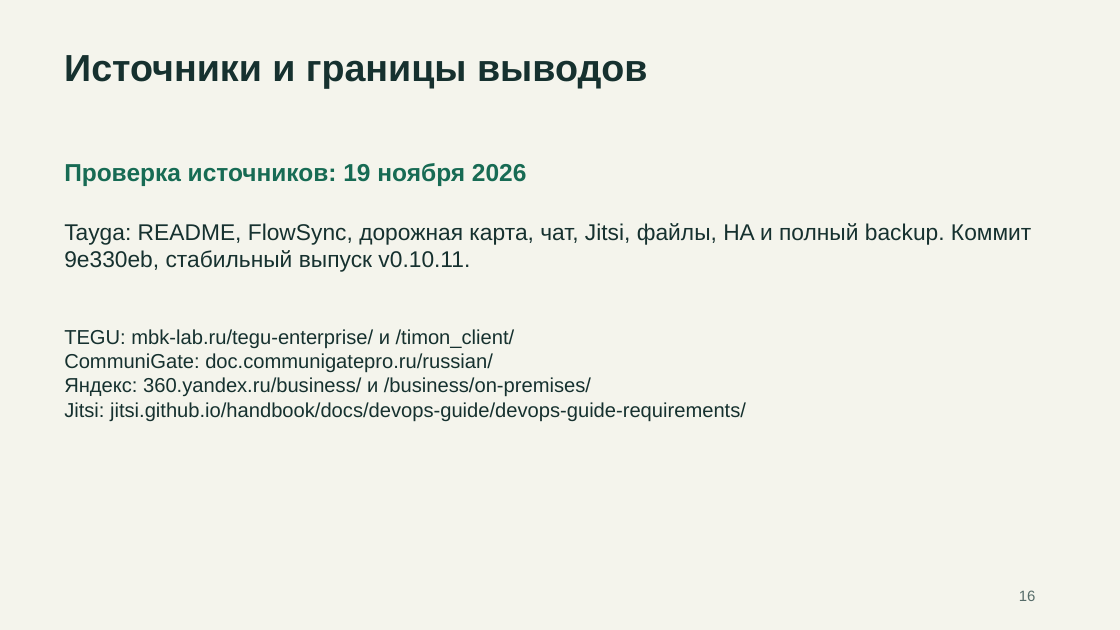
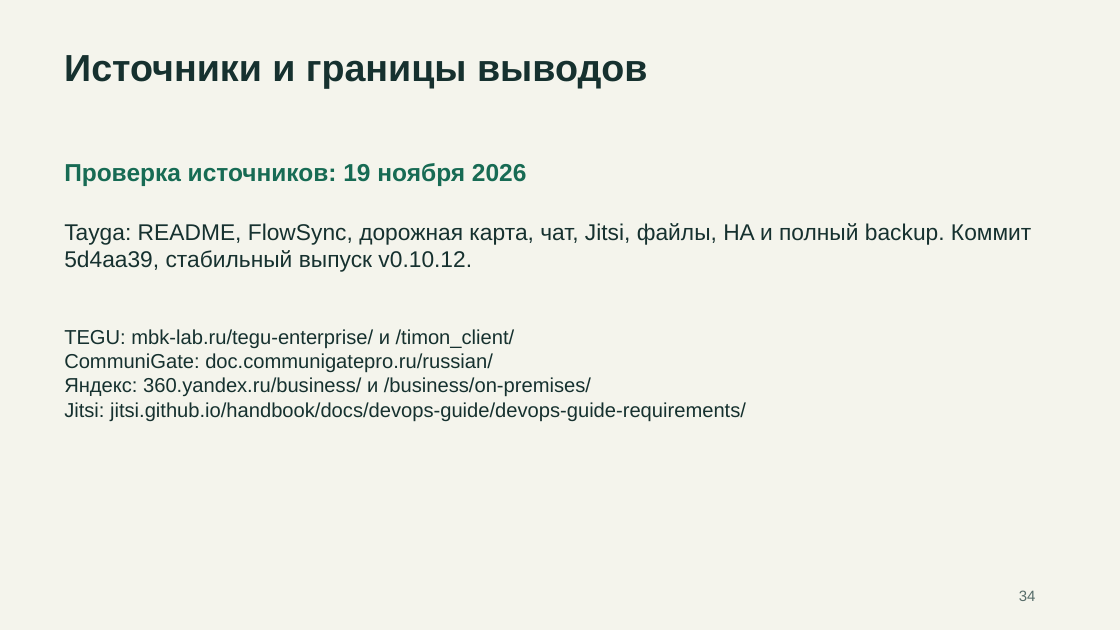
Before and after one commit to rkislov/tayga-mail-server, a slide deck: slide 34 of docs/presentations/tayga-competitors-2026-11-19.pptx (slide 16 before the commit). Drawn at 1120x630 pixels with LibreOffice and Linux fonts; fonts in the diff are those of the drawing. Boxes give left, top, right and bottom in pixels: in the first picture for what was removed or moved away, otherwise in the second. Text is boxed around its words. In the diff, an @@ line names an element or a change of style, - is before the commit and + after.

Commit message:
docs: compare collaboration and mobile sync against Exchange across eight solutions

```diff
--- a/docs/presentations/tayga-competitors-2026-11-19.pptx
+++ b/docs/presentations/tayga-competitors-2026-11-19.pptx
@@ text at (x1=64, y1=223, x2=1031, y2=272): text changed @@
-Tayga: README, FlowSync, дорожная карта, чат, Jitsi, файлы, HA и полный backup. Коммит 9e330eb, стабильный выпуск v0.10.11.
+Tayga: README, FlowSync, дорожная карта, чат, Jitsi, файлы, HA и полный backup. Коммит 5d4aa39, стабильный выпуск v0.10.12.
@@ text at (x1=1019, y1=590, x2=1036, y2=601): text changed @@
-16
+34
```
Also in this commit, not shown: 2 other slides changed, 18 slides added, 2 other files.
